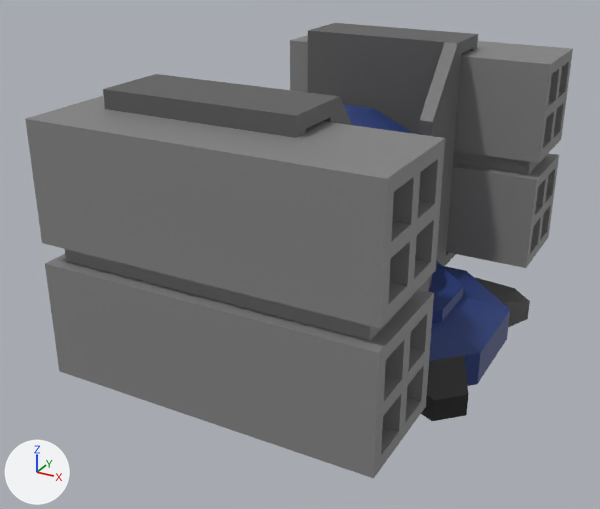
The FBX model Assets/Combat/Ennemies/LAD/LAD.fbx as it was, and as the next commit left it.
Rendered twice from a camera (50 mm lens) standing at (6.06, -11.68, 5.53) and looking at (-0.09, -0.5, -0.06). The axes (+X, +Y, +Z) are drawn at lower left. The lights are the same throughout. Where no turn or scale is listed for an object, it has been applied to the vertices. Vertices at the same position are counted once.

In view in the first picture: 'Model_B', 'Model_BD', 'Model_LA', 'Model_RA'.
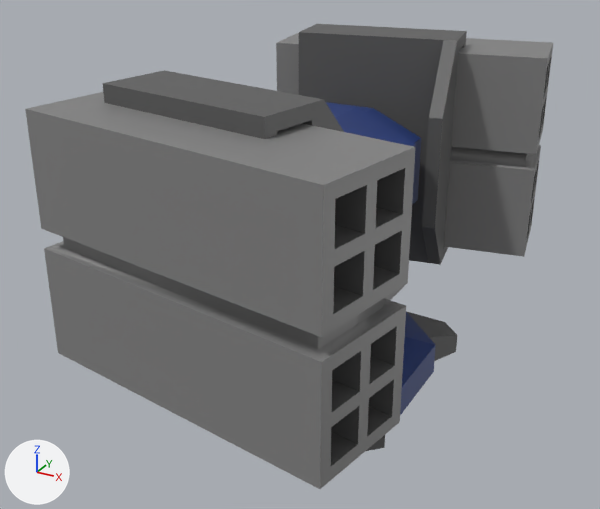
Where the newer file only moved an object's origin or applied its transform, the numbers keep the older frame.

Pixel boxes (x1, y1, x2, y2) of what changed, in the pictures (600 x 509 px; the box of a moved part takes in the faces that stretch with it):
'Model_RA', reshaped (7% narrower)
    before: (25, 74, 445, 478)
    after: (25, 70, 415, 489)
'Model_LA', reshaped
    before: (290, 23, 573, 268)
    after: (276, 24, 553, 265)
'Model_B', mesh moved
    before: (419, 262, 530, 421)
    after: (366, 311, 457, 451)
part 2 of me_cube_001, moved or reshaped
    before: (103, 74, 352, 138)
    after: (103, 70, 344, 139)
part 3 of me_cube_001, rebuilt (7% narrower)
    before: (25, 96, 445, 478)
    after: (25, 92, 415, 489)
part 4 of me_cube_009, moved or reshaped
    before: (308, 23, 478, 266)
    after: (299, 24, 467, 265)
part 5 of me_cube_009, rebuilt
    before: (290, 35, 573, 268)
    after: (276, 33, 553, 257)
'Model_BD', unchanged, uncovered by the edit
    before: (343, 104, 414, 134)
    after: (326, 102, 421, 204)

The change, as a list of edits to the scene's bpy script:
```text
Change me_cube_009:
    used by ob_model_la
    remove me_cube_009.from_pydata(...)  # 208 vertices, 192 faces; spans x -2.0..2.98, y -0.57..2.43, z -2.13..2.13
    add me_cube_009.from_pydata(...)  # 208 vertices, 196 faces; spans x -2.39..2.81, y -0.35..2.91, z -2.13..2.13
    me_cube_009 part 4: the loose piece of 64 vertices spanning x -1.45..1.45, y -0.57..1.55, z -2.13..2.13 is turned 10 degrees about the z axis through the mesh origin
    me_cube_009 part 5: the loose piece of 112 vertices spanning x -2.0..2.98, y 0.72..2.43, z -1.86..1.86 is rebuilt with 112 vertices and now spans x -2.39..2.81, y 0.36..2.91, z -1.86..1.86
Change me_cube_001:
    used by ob_model_ra
    remove me_cube_001.from_pydata(...)  # 208 vertices, 192 faces; spans x -2.0..2.98, y -2.43..0.57, z -2.13..2.13
    add me_cube_001.from_pydata(...)  # 208 vertices, 196 faces; spans x -2.39..2.81, y -2.91..0.35, z -2.13..2.13
    me_cube_001 part 2: the loose piece of 64 vertices spanning x -1.45..1.45, y -1.55..0.57, z -2.13..2.13 is turned -10 degrees about the z axis through the mesh origin
    me_cube_001 part 3: the loose piece of 112 vertices spanning x -2.0..2.98, y -2.43..-0.72, z -1.86..1.86 is rebuilt with 112 vertices and now spans x -2.39..2.81, y -2.91..-0.36, z -1.86..1.86
Change me_cube_013:
    where me_cube_013.from_pydata(...)  # 112 vertices, 84 faces; spans x -2.06..2.06, y -2.06..2.06, z -0.68..0.78
    used by ob_model_b
    me_cube_013 part 1: the whole mesh is moved by (-1.24, 0.0, -1.01)
```
